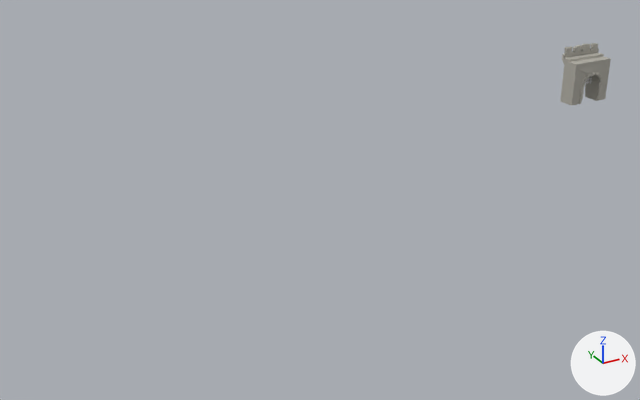
Before and after pictures for a commit that changed the OBJ model public/building/castlegate/castlegate.obj.
Before and after are seen from a camera (50 mm lens) standing at (-6.8, -34.1, 21.3) and looking at (9.5, -4.5, 6.5). Arrows for +X, +Y and +Z are at lower right; the lights stay in place. Where no turn or scale is listed for an object, it has been applied to the vertices.

The first picture shows 'Castle-gate.003_Untitled.153', 'castle-wall-top-half.008_Untitled.152'.
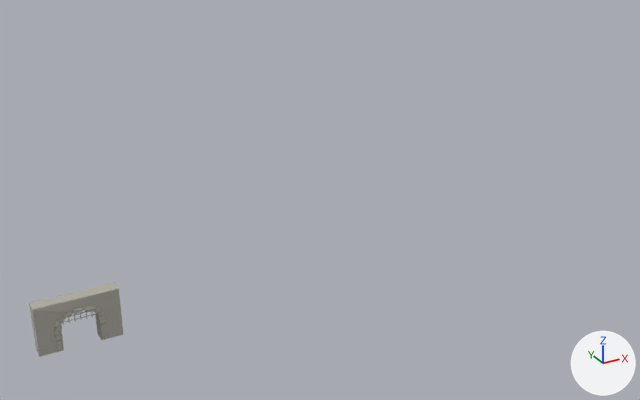
Location of each change, (x1, y1, x2, y2) in pixels of the pictures (640 x 400 px):
'Castle-gate.003_Untitled.153', mesh rescaled
    before: (560, 63, 610, 106)
    after: (29, 282, 124, 357)
'castle-wall-top-half.008_Untitled.152', deleted
    before: (562, 43, 611, 69)
'Castle-lattice-small.001_Untitled.154', mesh rescaled
    before: (585, 76, 592, 84)
    after: (62, 311, 97, 325)

The change in detail:
me_castle_gate_003_untitled_153 has 562 vertices, 786 faces and spans x 18.4..20.24, y -9.24..-8.43, z 10.54..12.11.
me_castle_gate_003_untitled_153 is used by ob_castle_gate_003_untitled_153; location (0.0, 0.0, 0.0).
me_castle_gate_003_untitled_153 part 1: the whole mesh is scaled about its middle by (2, 1, 1.5), then moved by (-19.33, 8.83, -10.14).
me_castle_lattice_small_001_untitled_154 has 104 vertices, 128 faces and spans x 18.737..19.967, y -8.789..-8.729, z 11.161..11.737.
me_castle_lattice_small_001_untitled_154 is used by ob_castle_lattice_small_001_untitled_154; location (0.0, 0.0, 0.0).
me_castle_lattice_small_001_untitled_154 part 2: the whole mesh is scaled about its middle by (1.8, 1, 1.5), then moved by (-19.351, 8.738, -9.939).
Object 'castle-wall-top-half.008_Untitled.152' (ob_castle_wall_top_half_008_untitled_152) is deleted.
